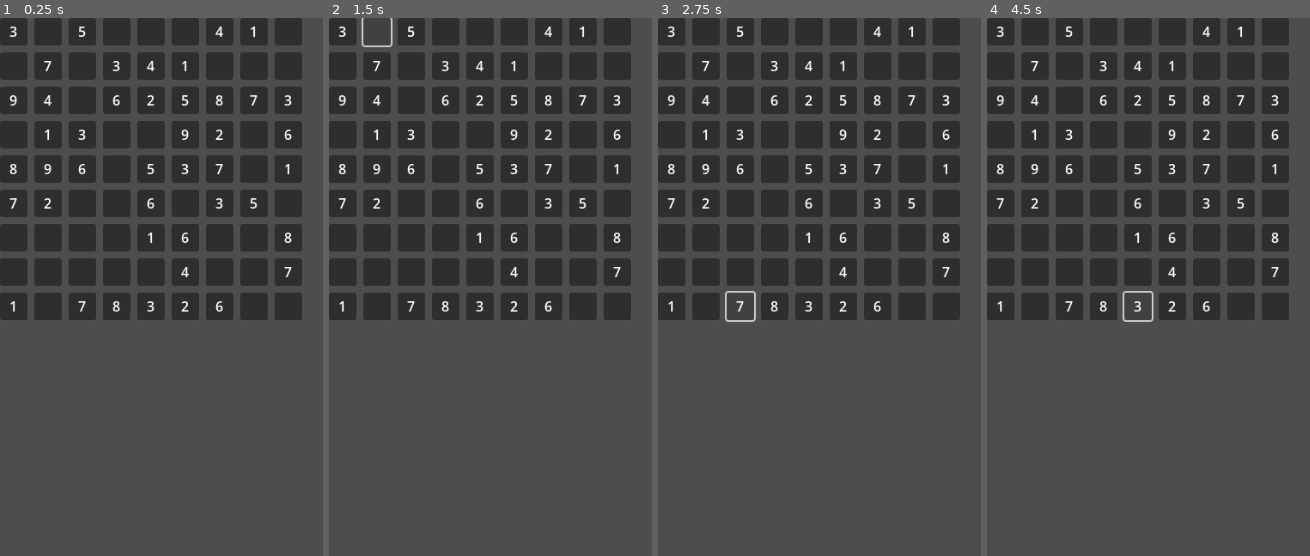
Above: before the commit, frames 1-4 (left to right).
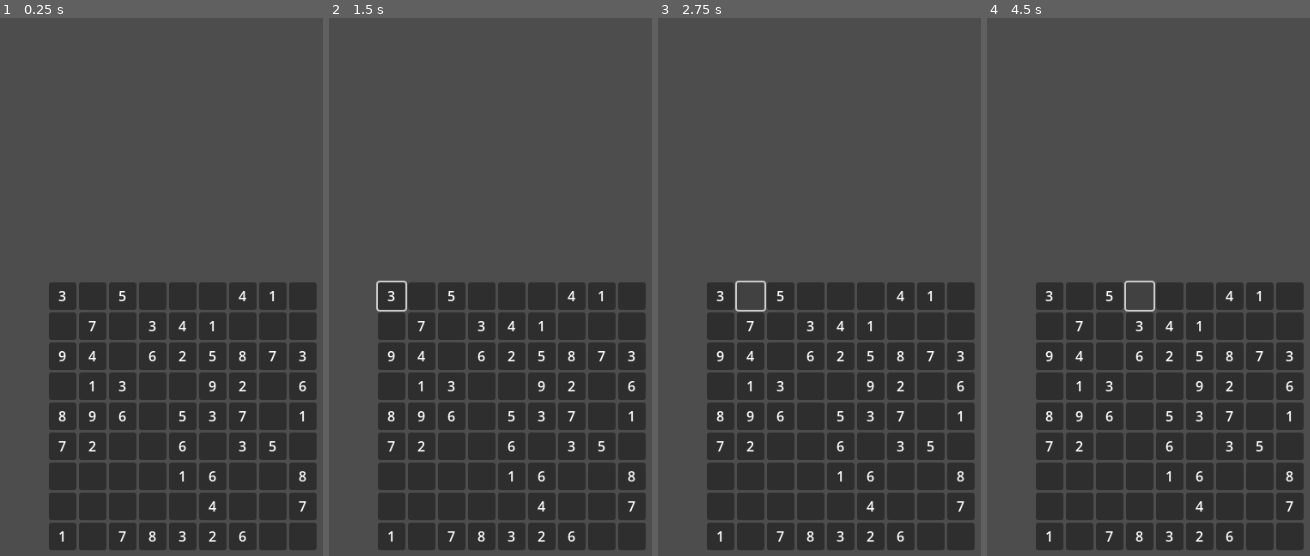
Above: after the commit, the same moments.

Repository: klaverse/sudoku
Game: Godot game, scene res://scenes/board.tscn
Two runs of this game, one before a commit and one after it. Both use one fixed random seed, a clock stepped at 60 frames per second and the inputs below.
Inputs (mouse positions are in pixels of both pictures, inside the frame that each line leads up to):
- Up to frame 1 (0.25 s): no input
- Up to frame 2 (1.5 s): click "3" at 0.5 s; click (377, 34) at 1.27 s
- Up to frame 3 (2.75 s): click (751, 297) at 2.02 s
- Up to frame 4 (4.5 s): click "5" at 2.75 s; click (1103, 34) at 3.52 s; click (1138, 297) at 4.27 s

The runs differ from the first frame. In frame 1, 61% of the frame differs, in the area x 0-98%, y 0-99%; in frame 2, 60%; in frame 3, 61%; in frame 4, 61%.

Commit message:
center the board

Diff:
--- a/scenes/main.tscn
+++ b/scenes/main.tscn
@@ -1,3 +1,36 @@
-[gd_scene format=3 uid="uid://bakjgfj04i1rh"]
+[gd_scene load_steps=2 format=3 uid="uid://bakjgfj04i1rh"]
+
+[ext_resource type="PackedScene" uid="uid://wupgnuefoxea" path="res://scenes/board.tscn" id="1_o5qli"]
 
 [node name="Main" type="Node2D"]
+
+[node name="Game" type="Node2D" parent="."]
+
+[node name="Board" parent="Game" instance=ExtResource("1_o5qli")]
+
+[node name="UI" type="Control" parent="."]
+visible = false
+layout_mode = 3
+anchors_preset = 0
+offset_right = 40.0
+offset_bottom = 40.0
+
+[node name="MainMenu" type="Control" parent="UI"]
+anchors_preset = 0
+offset_right = 40.0
+offset_bottom = 40.0
+
+[node name="Play" type="Button" parent="UI/MainMenu"]
+layout_mode = 0
+offset_right = 8.0
+offset_bottom = 8.0
+
+[node name="Setting" type="Button" parent="UI/MainMenu"]
+layout_mode = 0
+offset_right = 8.0
+offset_bottom = 8.0
+
+[node name="Exit" type="Button" parent="UI/MainMenu"]
+layout_mode = 0
+offset_right = 8.0
+offset_bottom = 8.0
--- a/scripts/board.gd
+++ b/scripts/board.gd
@@ -1,7 +1,5 @@
 extends Node2D
 class_name Board
-
-signal cell_selected(cell: Cell)
 
 @export var cell: PackedScene
 @onready var grid_container: GridContainer = $GridContainer
@@ -15,7 +13,8 @@
 	INSANE = 65
 }
 
-var GRID_SIZE: int = 9
+const GRID_SIZE: int = 9
+var CELL_SIZE_WITH_SPACING: int = 35
 
 var valid_numbers: Array[int] = []
 
@@ -26,23 +25,22 @@
 var res_grid: Array = []
 
 var window_size = DisplayServer.window_get_size()
-var selected_cell: Cell = null
-# Called when the node enters the scene tree for the first time.
+
 func _ready() -> void:
 	init_board()
 	generate_grid()
 	apply_puzzle(Difficulty.EASY)
 	render()
-	connect("cell_selected", connect_cell)
-
-func connect_cell(cell: Cell) -> void:
-	selected_cell = cell
 
 func render() -> void:
+	var init_pos: Vector2
+	init_pos.x = (window_size.x - GRID_SIZE * CELL_SIZE_WITH_SPACING) / 2
+	init_pos.y = (window_size.y - GRID_SIZE * CELL_SIZE_WITH_SPACING) / 2
+
 	for row in range(GRID_SIZE):
 		for col in range(GRID_SIZE):
 			var new_button: Cell = cell.instantiate()
-			new_button.position = Vector2(col * 40, row * 40)
+			new_button.position = init_pos + Vector2(col * CELL_SIZE_WITH_SPACING, row * CELL_SIZE_WITH_SPACING)
 			if grid[row][col] != 0:
 				new_button.text = str(grid[row][col])
 			new_button.correct_value = res_grid[row][col]
@@ -50,7 +48,6 @@
 
 func apply_puzzle(difficulty: Difficulty):
 	var total_hides: int = difficulty
-	print(total_hides)
 	res_grid = grid.duplicate(true)
 	var rnd: RandomNumberGenerator = RandomNumberGenerator.new()
 	while total_hides > 0:
@@ -66,10 +63,9 @@
 func init_board() -> void:
 	for row in range(GRID_SIZE):
 		grid.append([])
+		valid_numbers.append(row + 1)
 		for col in range(GRID_SIZE):
 			grid[row].append(0)
-	for i in range(GRID_SIZE):
-		valid_numbers.append(i + 1)
 
 func generate_grid() -> void:
 	if grid_back_tracking():
